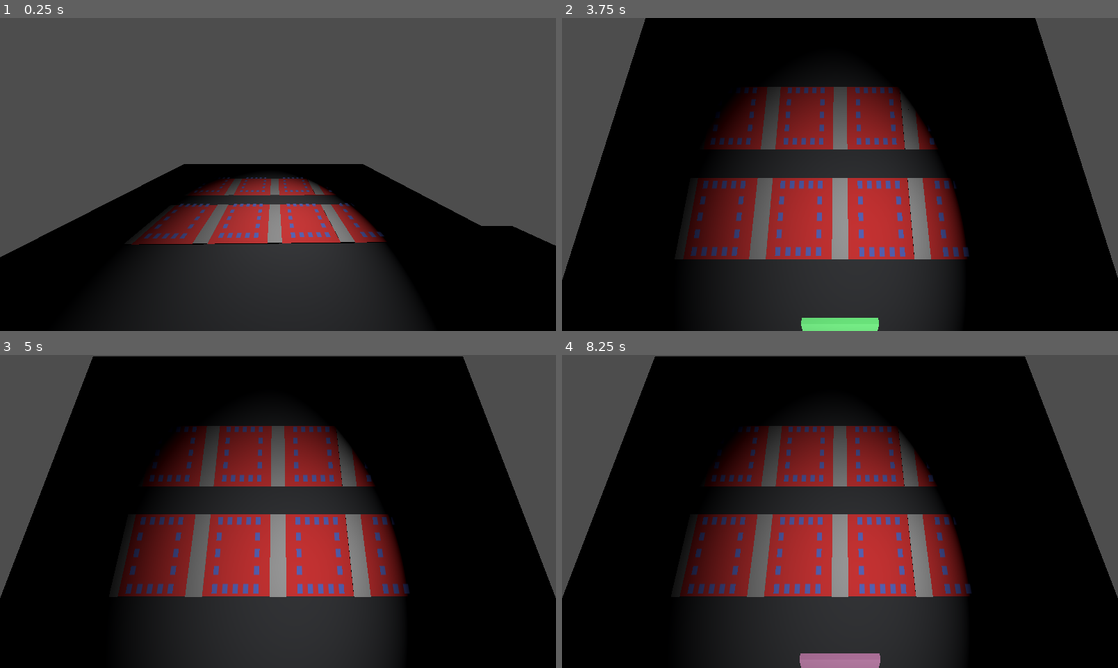
Above: before the commit, frames 1-4 (two rows, left to right).
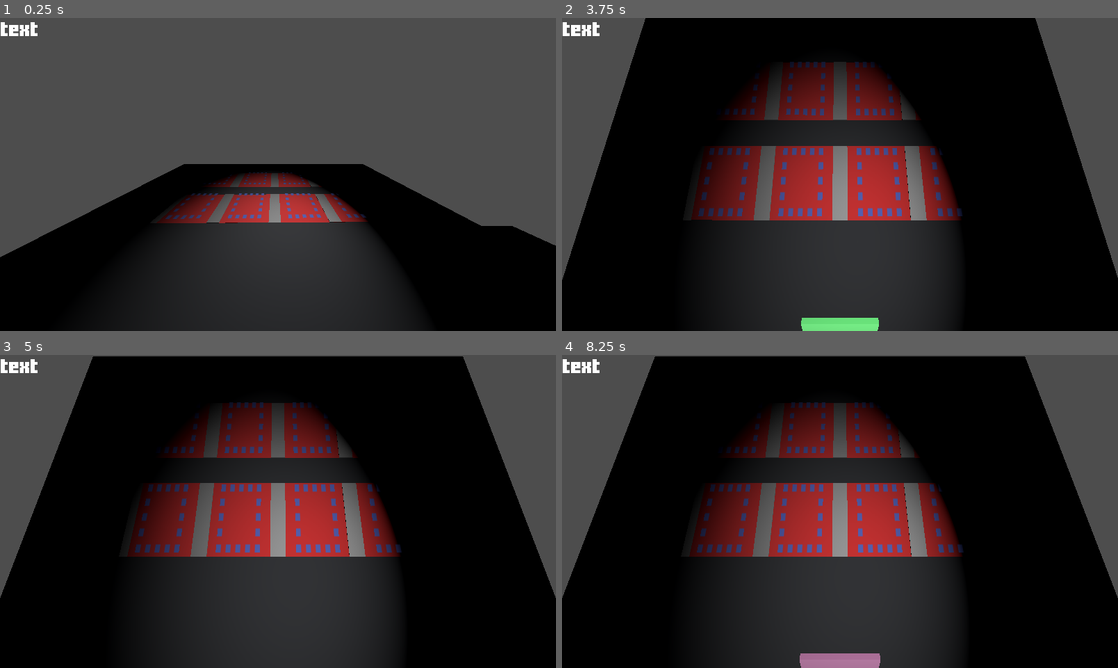
Above: after the commit, the same moments.

Repository: kandlash/Insectophosis
Game: Godot game, scene res://scenes/test_level.tscn
Two runs of this game, one before a commit and one after it. Both use one fixed random seed, a clock stepped at 60 frames per second and the inputs below.
Inputs (mouse positions are in pixels of both pictures, inside the frame that each line leads up to):
- Up to frame 1 (0.25 s): no input
- Up to frame 2 (3.75 s): tap Enter (ui_accept) at 0.5, 0.77, 1.25, 1.52, 2, 2.75, 3.02, 3.5 s; move the mouse to (962, 158) at 0.52 s; hold A (attack) 0.53-1.28 s; click (962, 158) at 0.8 s; move the mouse to (728, 190) at 1.27 s; hold Down (ui_down) 1.28-2.03 s; click (728, 190) at 1.35 s; tap E (enemy_attack) at 1.55 s; move the mouse to (895, 105) at 2.02 s; hold E (enemy_attack) 2.03-2.78 s; tap A (attack) at 2.3 s; move the mouse to (812, 237) at 2.77 s; tap 1 (1cam) at 2.85 s; click (812, 237) at 3.05 s; move the mouse to (1006, 221) at 3.52 s; hold Down (ui_down) from 3.53 s (still down); hold 2 (2cam) from 3.53 s (still down)
- Up to frame 3 (5 s): keep holding Down (ui_down); tap Enter (ui_accept) at 3.77, 4.25, 4.52 s; tap E (enemy_attack) at 3.8 s; move the mouse to (111, 464) at 4.27 s; release 2 (2cam) at 4.28 s; tap A (attack) at 4.35 s
- Up to frame 4 (8.25 s): move the mouse to (867, 511) at 5.02 s; press the mouse at (867, 511) at 5.03 s; move the mouse to (756, 433) at 5.77 s; release Down (ui_down) at 5.78 s; release the mouse at (756, 433) at 5.78 s; tap E (enemy_attack) at 5.85 s; tap Enter (ui_accept) at 6.02, 6.77, 7.52 s; move the mouse to (962, 495) at 6.52 s; hold A (attack) 6.53-7.28 s; move the mouse to (728, 527) at 7.27 s; click (728, 527) at 7.35 s; move the mouse to (895, 442) at 8.02 s; hold Down (ui_down) from 8.03 s (still down); hold E (enemy_attack) from 8.03 s (still down)

The runs differ from the first frame. In frame 1, 5.0% of the frame differs, in the area x 0-70%, y 1-73%; in frame 2, 17%, in the area x 0-74%, y 1-78%; in frame 3, 16%; in frame 4, 16%.
Error after the commit: Invalid call. Nonexistent function 'is_in_group' in base 'Nil'. (res://scripts/player_head_camera.gd:12)

Commit message:
turn base mechanick

Diff:
--- a/project.godot
+++ b/project.godot
@@ -24,6 +24,7 @@
 
 card_point=""
 cards=""
+turn_ender=""
 
 [input]
 
--- a/scenes/battle_place.tscn
+++ b/scenes/battle_place.tscn
@@ -12,8 +12,6 @@
 [sub_resource type="BoxMesh" id="BoxMesh_cx85b"]
 
 [node name="battle_place" type="Node3D"]
-
-[node name="battle_place_manager" type="Node3D" parent="."]
 script = ExtResource("1_8kuqb")
 
 [node name="enemy_place" type="Node3D" parent="."]
--- a/scenes/card_point.tscn
+++ b/scenes/card_point.tscn
@@ -1,6 +1,7 @@
-[gd_scene load_steps=5 format=3 uid="uid://xiq3fggbh4kc"]
+[gd_scene load_steps=6 format=3 uid="uid://xiq3fggbh4kc"]
 
 [ext_resource type="Texture2D" uid="uid://dgdjkysbhj87x" path="res://assets/sprites/test_border.png" id="1_u6wp1"]
+[ext_resource type="Script" path="res://scripts/card_point.gd" id="1_unulx"]
 
 [sub_resource type="BoxShape3D" id="BoxShape3D_0rnb0"]
 size = Vector3(0.918945, 0.0527344, 0.558838)
@@ -12,6 +13,7 @@
 [sub_resource type="QuadMesh" id="QuadMesh_ukwev"]
 
 [node name="card_point" type="StaticBody3D" groups=["card_point"]]
+script = ExtResource("1_unulx")
 
 [node name="CollisionShape3D" type="CollisionShape3D" parent="."]
 shape = SubResource("BoxShape3D_0rnb0")
@@ -20,3 +22,5 @@
 transform = Transform3D(0.903898, 0, 0, 0, -2.38183e-08, 1, 0, -0.5449, -4.37114e-08, 0, 0, 0)
 material_override = SubResource("StandardMaterial3D_uffna")
 mesh = SubResource("QuadMesh_ukwev")
+
+[connection signal="child_order_changed" from="." to="." method="_on_child_order_changed"]
--- /dev/null
+++ b/scenes/enemy.tscn
@@ -0,0 +1,9 @@
+[gd_scene load_steps=4 format=3 uid="uid://g11oq2rsi5o5"]
+
+[ext_resource type="Script" path="res://scripts/enemy.gd" id="1_4o15g"]
+[ext_resource type="PackedScene" uid="uid://dji2dbytkucc" path="res://scenes/caterpillar_card.tscn" id="2_58sjh"]
+[ext_resource type="PackedScene" uid="uid://dd63bftr53f7n" path="res://scenes/spiny_caterpillar_card.tscn" id="3_0rptc"]
+
+[node name="enemy" type="Node3D"]
+script = ExtResource("1_4o15g")
+enemy_cards = [ExtResource("2_58sjh"), ExtResource("3_0rptc")]
--- a/scenes/table.tscn
+++ b/scenes/table.tscn
@@ -1,6 +1,4 @@
-[gd_scene load_steps=5 format=3 uid="uid://cn15i7v1kskfi"]
-
-[ext_resource type="PackedScene" uid="uid://bur7d2bnxf58y" path="res://scenes/battle_place.tscn" id="1_lvey7"]
+[gd_scene load_steps=4 format=3 uid="uid://cn15i7v1kskfi"]
 
 [sub_resource type="BoxShape3D" id="BoxShape3D_w61bw"]
 size = Vector3(2.7, 0.237769, 3.29468)
@@ -24,8 +22,5 @@
 mesh = SubResource("BoxMesh_ut2fe")
 skeleton = NodePath("../..")
 
-[node name="battle_place" parent="." instance=ExtResource("1_lvey7")]
-transform = Transform3D(0.5, 0, 0, 0, 0.5, 0, 0, 0, 0.5, 0, 0.0692434, 0)
-
 [connection signal="mouse_entered" from="." to="." method="_on_mouse_entered"]
 [connection signal="mouse_exited" from="." to="." method="_on_mouse_exited"]
--- a/scenes/test_level.tscn
+++ b/scenes/test_level.tscn
@@ -8,6 +8,15 @@
 [ext_resource type="PackedScene" uid="uid://dji2dbytkucc" path="res://scenes/caterpillar_card.tscn" id="6_0po5a"]
 [ext_resource type="PackedScene" uid="uid://bmn5q17yg825e" path="res://scenes/card_deck.tscn" id="6_esvkd"]
 [ext_resource type="PackedScene" uid="uid://dd63bftr53f7n" path="res://scenes/spiny_caterpillar_card.tscn" id="8_7wwo8"]
+[ext_resource type="Script" path="res://scripts/turn_base_manager.gd" id="9_px16o"]
+[ext_resource type="FontFile" uid="uid://bimwi2yvlmgm0" path="res://assets/Minercraftory.ttf" id="10_ywbud"]
+[ext_resource type="PackedScene" uid="uid://dta7e1rq4otf4" path="res://scenes/turn_ender.tscn" id="11_06ypx"]
+[ext_resource type="PackedScene" uid="uid://bur7d2bnxf58y" path="res://scenes/battle_place.tscn" id="12_41851"]
+[ext_resource type="PackedScene" uid="uid://g11oq2rsi5o5" path="res://scenes/enemy.tscn" id="13_widnl"]
+
+[sub_resource type="LabelSettings" id="LabelSettings_oe0h0"]
+font = ExtResource("10_ywbud")
+font_size = 32
 
 [node name="test_level" type="Node3D"]
 
@@ -54,3 +63,22 @@
 ExtResource("6_0po5a"): 4,
 ExtResource("8_7wwo8"): 4
 }
+
+[node name="TurnBaseManager" type="Node3D" parent="."]
+script = ExtResource("9_px16o")
+
+[node name="CanvasLayer" type="CanvasLayer" parent="."]
+
+[node name="Label" type="Label" parent="CanvasLayer"]
+offset_right = 40.0
+offset_bottom = 23.0
+text = "text"
+label_settings = SubResource("LabelSettings_oe0h0")
+
+[node name="turn_ender" parent="." instance=ExtResource("11_06ypx")]
+transform = Transform3D(1, 0, 0, 0, 0.279384, 0, 0, 0, 0.558964, -2.28684, 0.175537, -2.67996)
+
+[node name="battle_place" parent="." instance=ExtResource("12_41851")]
+transform = Transform3D(1, 0, 0, 0, 1, 0, 0, 0, 1, 0, 0.129992, 0)
+
+[node name="enemy" parent="." instance=ExtResource("13_widnl")]
--- /dev/null
+++ b/scenes/turn_ender.tscn
@@ -0,0 +1,17 @@
+[gd_scene load_steps=4 format=3 uid="uid://dta7e1rq4otf4"]
+
+[ext_resource type="Script" path="res://scripts/turn_ender.gd" id="1_ailct"]
+
+[sub_resource type="BoxMesh" id="BoxMesh_3wgta"]
+
+[sub_resource type="BoxShape3D" id="BoxShape3D_maeg7"]
+
+[node name="turn_ender" type="StaticBody3D" groups=["turn_ender"]]
+script = ExtResource("1_ailct")
+
+[node name="MeshInstance3D" type="MeshInstance3D" parent="."]
+mesh = SubResource("BoxMesh_3wgta")
+skeleton = NodePath("")
+
+[node name="CollisionShape3D" type="CollisionShape3D" parent="."]
+shape = SubResource("BoxShape3D_maeg7")
--- a/scripts/battle_place_manager.gd
+++ b/scripts/battle_place_manager.gd
@@ -1,19 +1,23 @@
 extends Node3D
 
 @onready var player_card_places = [
-	$"../player_place/card_place8/card_point",
-	$"../player_place/card_place7/card_point",
-	$"../player_place/card_place5/card_point",
-	$"../player_place/card_place6/card_point",
+	$"player_place/card_place8/card_point",
+	$"player_place/card_place7/card_point",
+	$"player_place/card_place5/card_point",
+	$"player_place/card_place6/card_point",
 ]
 
 @onready var enemy_card_places = [
-	$"../enemy_place/card_place3/card_point",
-	$"../enemy_place/card_place2/card_point",
-	$"../enemy_place/card_place/card_point",
-	$"../enemy_place/card_place4/card_point",
+	$"enemy_place/card_place3/card_point",
+	$"enemy_place/card_place2/card_point",
+	$"enemy_place/card_place/card_point",
+	$"enemy_place/card_place4/card_point",
 ]
 
+signal end_turn
+
+func get_enemy_places():
+	return enemy_card_places
 
 func _input(event: InputEvent) -> void:
 	if event.is_action_pressed("attack"):
@@ -21,10 +25,19 @@
 	if event.is_action_pressed("enemy_attack"):
 		make_step(enemy_card_places, true)
 
+func attack(by_who):
+	if by_who == "player":
+		make_step(player_card_places, false)
+	else:
+		make_step(enemy_card_places, true)
+
 func make_step(places, is_enemy):
+	print('no cards')
 	for card_place in places:
 		var card = card_place.get_children()[-1]
 		if not card.is_in_group("cards"):
 			continue
 		card.attack(is_enemy)
 		await card.get_back_ended
+	print('nani nani')
+	end_turn.emit()
--- /dev/null
+++ b/scripts/card_point.gd
@@ -0,0 +1,7 @@
+extends StaticBody3D
+
+var is_empty = true
+
+
+func _on_child_order_changed() -> void:
+	is_empty = !is_empty
--- /dev/null
+++ b/scripts/enemy.gd
@@ -0,0 +1,53 @@
+extends Node3D
+
+@export
+var enemy_cards = [PackedScene]
+
+var enemy_places = []
+var enemy_hand = 2
+var enemy_resources = 2
+@onready var turn_base_manager := $"../TurnBaseManager"
+@onready var battle_place := $"../battle_place"
+
+func _ready() -> void:
+	turn_base_manager.connect("end_turned", _on_end_turned)
+	enemy_places = battle_place.get_enemy_places()
+
+func enemy_turn():
+	var cards = []
+	for i in range(0, enemy_hand):
+		cards.append(enemy_cards.pick_random())
+	place_card(cards)
+	enemy_resources = 2
+
+	turn_base_manager.end_turn("enemy")
+
+func place_card(cards: Array):
+	if cards.is_empty():
+		return
+	var empty_places : Array
+	for place in enemy_places:
+		if place.is_empty:
+			empty_places.append(place)
+	if empty_places.is_empty():
+		return
+	var card_ = get_strongest(cards)
+	print(cards)
+	var card = card_.instantiate()
+	if enemy_resources - card.price < 0:
+		return
+	enemy_resources -= card.price
+	var place = empty_places.pick_random()
+	place.add_child(card)
+	card.global_position = place.global_position
+	place_card(cards)
+
+func get_strongest(cards: Array):
+	#to do
+	var card = cards.pick_random()
+	cards.erase(card)
+	return card
+
+func _on_end_turned(by_who):
+	if by_who == "player":
+		enemy_turn()
--- a/scripts/level_manager.gd
+++ b/scripts/level_manager.gd
@@ -7,12 +7,17 @@
 @onready var table_topdown_camera = $"../table_topdown_camera"
 @onready var hand = $"../hand"
 
+@onready var turn_base_manager = $"../TurnBaseManager"
+signal end_trans
+
 func _ready() -> void:
 	f_cam_trans = player_head_camera.transform
 	s_cam_trans = table_topdown_camera.transform
 
 
 func _input(event: InputEvent) -> void:
+	if turn_base_manager.game_state != turn_base_manager.GameStates.player_turn:
+		return
 	if event.is_action_pressed("1cam"):
 		start_s_cam_transition()
 
@@ -46,6 +51,7 @@
 	table_topdown_camera.set_process_input(true)
 	player_head_camera.current = false
 	player_head_camera.set_process_input(false)
+	end_trans.emit()
 
 func finish_s_cam_transition():
 	table_topdown_camera.transform = s_cam_trans
@@ -53,6 +59,7 @@
 	player_head_camera.set_process_input(true)
 	table_topdown_camera.current = false
 	table_topdown_camera.set_process_input(false)
+	end_trans.emit()
 
 
 func unselect_card():
--- a/scripts/player_head_camera.gd
+++ b/scripts/player_head_camera.gd
@@ -5,8 +5,12 @@
 
 @onready var level_manager := $"../LevelManager"
 func _input(event: InputEvent) -> void:
+	if level_manager.turn_base_manager.game_state != level_manager.turn_base_manager.GameStates.player_turn:
+		return
 	if event.is_action_pressed("click"):
 		var new_object = shoot_ray()
+		if new_object.is_in_group("turn_ender"):
+			level_manager.turn_base_manager.end_turn("player")
 		if new_object and new_object.name == "card_deck":
 			if level_manager.hand.player_hand.size() == 2:
 				return
@@ -30,6 +34,9 @@
 			selected_card.is_selected = true
 			selected_card.make_selected()
 			level_manager.selected_card = selected_card
+			return
+
+
 
 func select_card():
 	pass
--- a/scripts/table_topdown_camera.gd
+++ b/scripts/table_topdown_camera.gd
@@ -6,6 +6,8 @@
 	set_process_input(false)
 
 func _input(event: InputEvent) -> void:
+	if level_manager.turn_base_manager.game_state != level_manager.turn_base_manager.GameStates.player_turn:
+		return
 	if event.is_action_pressed("click"):
 		var new_object = shoot_ray()
 		if not new_object:
@@ -13,6 +15,10 @@
 		if not new_object.is_in_group("card_point"):
 			return
 		if not level_manager.selected_card:
+			return
+		print(new_object)
+		print(new_object.is_empty)
+		if not new_object.is_empty:
 			return
 		level_manager.hand.remove_child(level_manager.selected_card)
 		new_object.add_child(level_manager.selected_card)
--- /dev/null
+++ b/scripts/turn_base_manager.gd
@@ -0,0 +1,28 @@
+extends Node3D
+
+enum GameStates {
+	player_turn,
+	enemy_turn
+}
+
+var game_state = GameStates.player_turn
+@onready var battle_place := $"../battle_place"
+@onready var level_manager := $"../LevelManager"
+
+signal end_turned
+
+func end_turn(by_who):
+	level_manager.start_f_cam_transition()
+	await level_manager.end_trans
+	if by_who == "player":
+		battle_place.attack("player")
+	elif by_who == "enemy":
+		battle_place.attack("enemy")
+
+	await battle_place.end_turn
+
+	level_manager.start_s_cam_transition()
+	await level_manager.end_trans
+	game_state = GameStates.enemy_turn if by_who == "player" else GameStates.player_turn
+	end_turned.emit(by_who)
+	print('emitted!: ', by_who)
--- /dev/null
+++ b/scripts/turn_ender.gd
@@ -0,0 +1,11 @@
+extends StaticBody3D
+
+
+# Called when the node enters the scene tree for the first time.
+func _ready() -> void:
+	pass # Replace with function body.
+
+
+# Called every frame. 'delta' is the elapsed time since the previous frame.
+func _process(delta: float) -> void:
+	pass
Not shown: 1 places in scenes/test_level.tscn that only renumber resources
